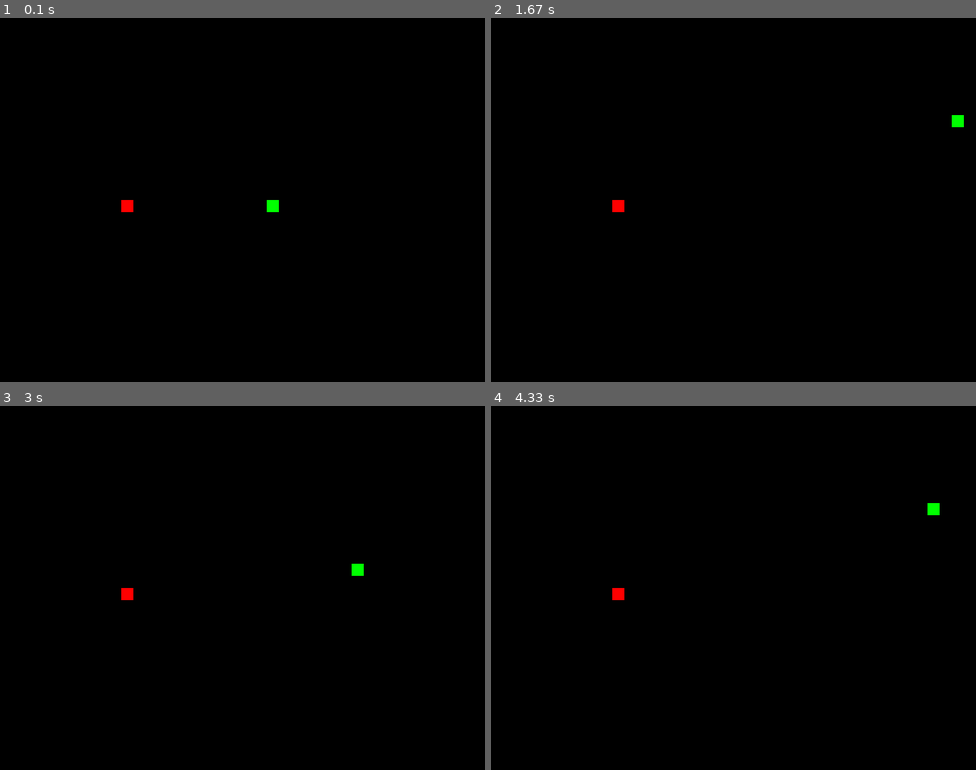
Above: before the commit, frames 1-4 (two rows, left to right).
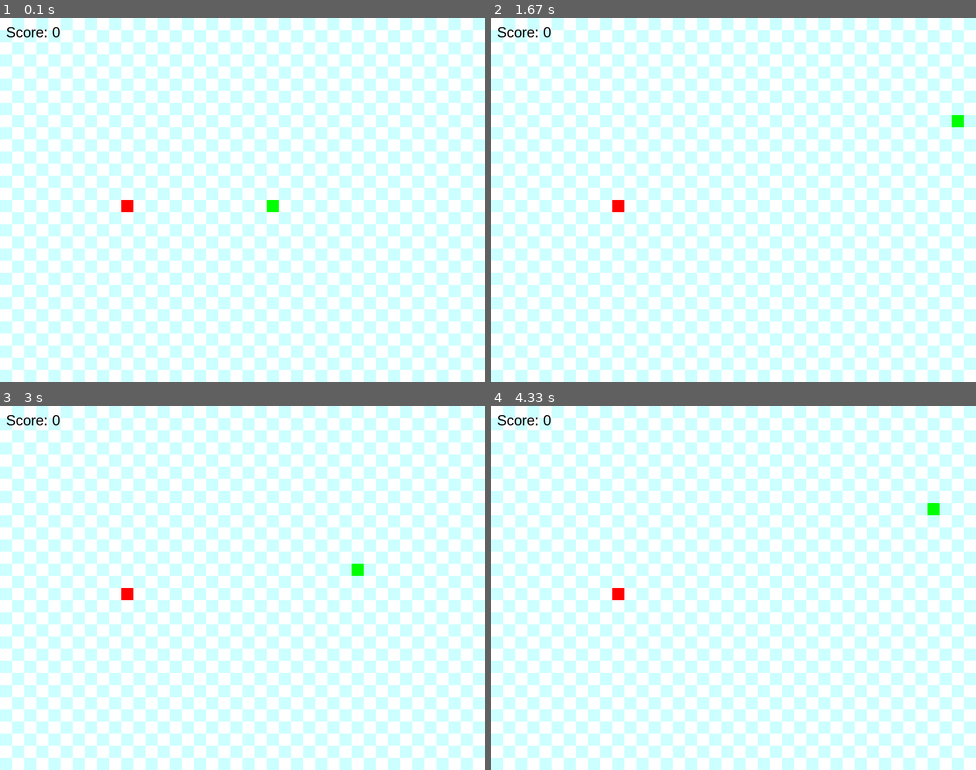
Above: after the commit, the same moments.

Repository: gumirus/lessions-python
Game: pygame game, started from Модуль#2/домашнее задание/zadanie_6.py
Two runs of this game, one before a commit and one after it. Both use one fixed random seed, a clock stepped at 60 frames per second and the inputs below.
Inputs:
- Up to frame 1 (0.1 s): no input
- Up to frame 2 (1.67 s): hold Right 0.33-0.8 s; hold Up 0.83-1.3 s; hold Right from 1.33 s (still down)
- Up to frame 3 (3 s): release Right at 1.8 s; hold Left 1.83-2.37 s; hold Down 2.4-2.7 s; hold Left from 2.73 s (still down)
- Up to frame 4 (4.33 s): release Left at 3.13 s; hold Up 3.17-3.53 s; hold Right 3.57-4.2 s; hold Down from 4.23 s (still down)

The runs differ from the first frame. In frame 1, 100% of the frame differs, in the area x 0-100%, y 0-100%; in frame 2, 100%; in frame 3, 100%; in frame 4, 100%.

Commit message:
feat:add lession_6.py, fix:correction zadanie_6.py

Diff:
--- /dev/null
+++ b/Модуль#2/lession/lession_7.py
@@ -0,0 +1,77 @@
+import pygame
+
+pygame.init()
+
+# Constants
+HEIGHT = 600
+FRAME_COLOR = (0, 255, 204)
+RECT_COLOR = (255, 255, 255)
+SIZE_RECT = 20
+COUNT_RECTS = 20
+OTHER_RECT_COLOR = (204, 255, 255)
+RETURN = 1
+WIDTH = SIZE_RECT * COUNT_RECTS + 2 * SIZE_RECT + RETURN * SIZE_RECT
+HEADER_RECT = 70
+HEADER_COLOR = (0, 170, 150)
+COLOR_SNAKE = (255, 0, 0)  # Example snake color
+
+# Initialize the game window
+app = pygame.display.set_mode((WIDTH, HEIGHT))
+pygame.display.set_caption('Hungry Snake')
+
+# Function to draw a rectangle on the grid
+def draw_rect(color, row, column):
+    pygame.draw.rect(app, color, [SIZE_RECT + column * SIZE_RECT + RETURN * (column + 1),
+                                  HEADER_RECT + row * SIZE_RECT + RETURN * (row + 1),
+                                  SIZE_RECT, SIZE_RECT])
+
+# Initial snake position
+snake_rect = [(10, 10), (10, 11), (10, 12)]
+
+# Snake direction
+direction = pygame.K_RIGHT
+
+# Clock object to control the frame rate
+clock = pygame.time.Clock()
+
+game_over = False
+
+while not game_over:
+    for event in pygame.event.get():
+        if event.type == pygame.QUIT:
+            game_over = True
+        elif event.type == pygame.KEYDOWN:
+            if event.key in [pygame.K_UP, pygame.K_DOWN, pygame.K_LEFT, pygame.K_RIGHT]:
+                direction = event.key
+
+    if direction == pygame.K_UP:
+        x_row, y_col = -1, 0
+    elif direction == pygame.K_DOWN:
+        x_row, y_col = 1, 0
+    elif direction == pygame.K_LEFT:
+        x_row, y_col = 0, -1
+    elif direction == pygame.K_RIGHT:
+        x_row, y_col = 0, 1
+
+    # Move the snake
+    new_head = (snake_rect[0][0] + x_row, snake_rect[0][1] + y_col)
+    snake_rect = [new_head] + snake_rect[:-1]
+
+    app.fill(FRAME_COLOR)
+    pygame.draw.rect(app, HEADER_COLOR, [0, 0, WIDTH, HEADER_RECT])
+
+    for row in range(COUNT_RECTS):
+        for column in range(COUNT_RECTS):
+            if (row + column) % 2 == 0:
+                color = RECT_COLOR
+            else:
+                color = OTHER_RECT_COLOR
+            draw_rect(color, row, column)
+
+    for x, y in snake_rect:
+        draw_rect(COLOR_SNAKE, x, y)
+
+    pygame.display.update()
+    clock.tick(10)
+
+pygame.quit()
--- a/Модуль#2/домашнее задание/zadanie_6.py
+++ b/Модуль#2/домашнее задание/zadanie_6.py
@@ -31,6 +31,10 @@
 black = (0, 0, 0)
 red = (255, 0, 0)
 green = (0, 255, 0)
+FRAME_COLOR = (0, 255, 204)
+RECT_COLOR = (255, 255, 255)
+OTHER_RECT_COLOR = (204, 255, 255)
+HEADER_COLOR = (0, 170, 150)
 
 # Определение скорости
 clock = pygame.time.Clock()
@@ -72,6 +76,7 @@
         self.length = 1
         self.positions = [((width // 2), (height // 2))]
         self.direction = random.choice([(0, -1), (0, 1), (-1, 0), (1, 0)])
+        self.score = 0
 
     def draw(self, surface):
         for p in self.positions:
@@ -81,6 +86,7 @@
         for event in pygame.event.get():
             if event.type == pygame.QUIT:
                 pygame.quit()
+                exit()
             elif event.type == pygame.KEYDOWN:
                 if event.key == pygame.K_UP:
                     self.turn((0, -1))
@@ -105,6 +111,15 @@
     def draw(self, surface):
         pygame.draw.rect(surface, self.color, (self.position[0], self.position[1], block_size, block_size))
 
+def draw_grid():
+    for row in range(0, height, block_size):
+        for col in range(0, width, block_size):
+            if (row // block_size + col // block_size) % 2 == 0:
+                color = RECT_COLOR
+            else:
+                color = OTHER_RECT_COLOR
+            pygame.draw.rect(win, color, pygame.Rect(col, row, block_size, block_size))
+
 def main():
     snake = Snake()
     apple = Apple()
@@ -117,9 +132,16 @@
             snake.score += 1
             apple.randomize_position()
 
-        win.fill(black)
+        win.fill(FRAME_COLOR)
+        draw_grid()
         snake.draw(win)
         apple.draw(win)
+
+        # Отображение текущего счёта
+        font = pygame.font.SysFont("Arial", 24)
+        score_text = font.render(f"Score: {snake.score}", True, black)
+        win.blit(score_text, (10, 10))
+
         pygame.display.update()
         clock.tick(snake_speed)
 
